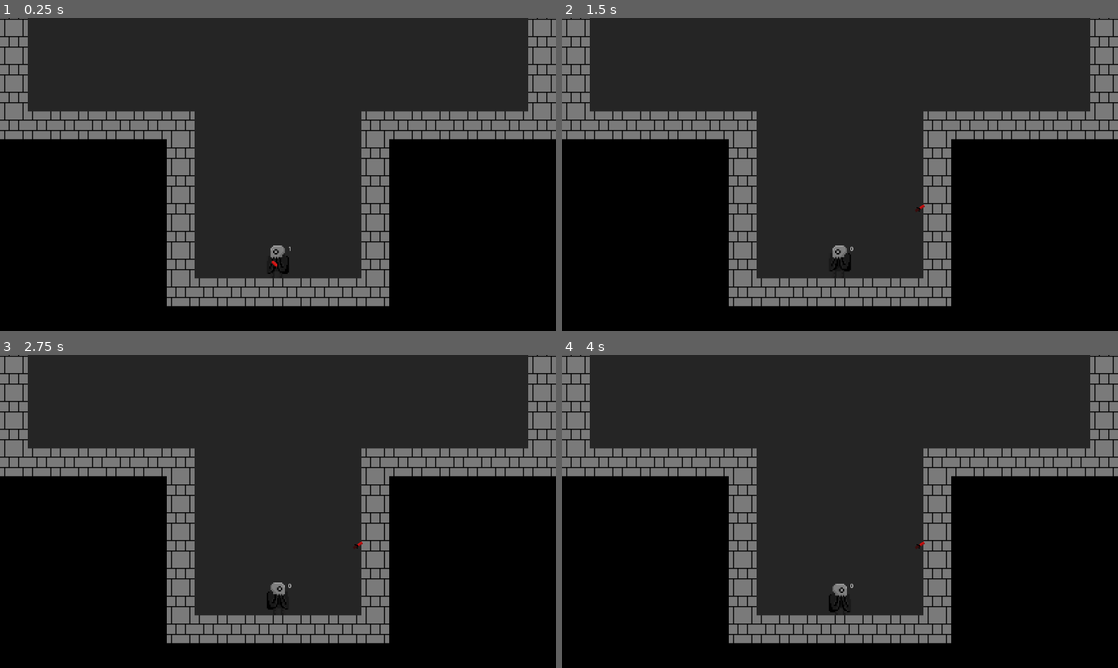
Above: before the commit, frames 1-4 (two rows, left to right).
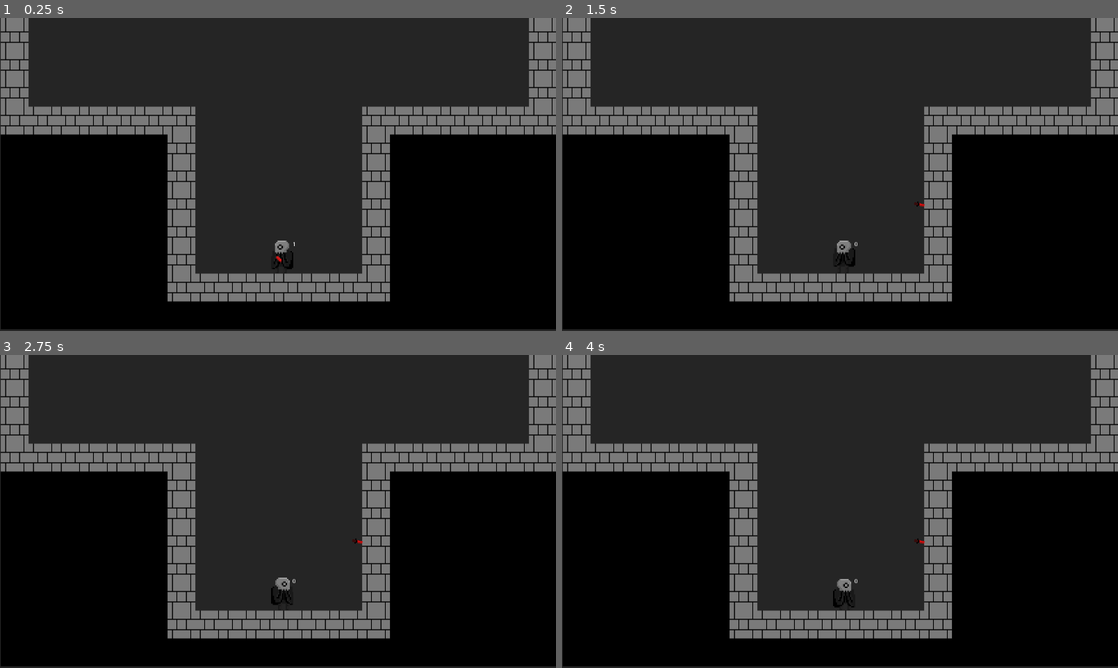
Above: after the commit, the same moments.

Repository: ben-caldwell/dagger-game
Game: Godot game, scene res://scenes/TestLevel.tscn
The game is run twice, just before and just after one commit, with the same random seed, the same clock (stepped at 60 frames per second) and the same inputs. The engine's default icon, where the game draws it, is replaced by a stand-in: a white triangle on a blue panel in a dark square.
Inputs (mouse positions are in pixels of both pictures, inside the frame that each line leads up to):
- Up to frame 1 (0.25 s): no input
- Up to frame 2 (1.5 s): move the mouse to (962, 158) at 0.52 s; click (962, 158) at 0.67 s; move the mouse to (728, 190) at 1.27 s; click (728, 190) at 1.42 s
- Up to frame 3 (2.75 s): move the mouse to (333, 442) at 2.02 s; click (333, 442) at 2.17 s
- Up to frame 4 (4 s): tap Enter at 2.75 s; move the mouse to (812, 574) at 2.77 s; click (812, 574) at 2.92 s; tap Space at 3.5 s; move the mouse to (1006, 558) at 3.52 s; click (1006, 558) at 3.67 s

The runs differ from the first frame. In frame 1, 9.3% of the frame differs, in the area x 0-100%, y 0-100%; in frame 2, 9.3%; in frame 3, 9.3%; in frame 4, 9.3%.

Commit message:
Implemented discrete camera movement and moved constants to Global for easy tweaking.

Diff:
--- a/game_test/Global.gd
+++ b/game_test/Global.gd
@@ -1,4 +1,7 @@
 extends Node2D
 
-var GRAVITY = 1000
-var RESISTANCE
+export var GRAVITY = 1200
+export var RESISTANCE_FACTOR = 5
+var RESISTANCE = RESISTANCE_FACTOR / 10000
+export var KNIFE_SPEED = 1200
+export var KNIFE_ROTATION = 20
--- a/game_test/scenes/Player.tscn
+++ b/game_test/scenes/Player.tscn
@@ -83,12 +83,3 @@
 margin_top = -35.0482
 margin_right = 62.7813
 margin_bottom = -21.0482
-
-[node name="Camera2D" type="Camera2D" parent="."]
-offset = Vector2( 0, -200 )
-current = true
-drag_margin_left = 1.0
-drag_margin_top = 0.0
-drag_margin_right = 1.0
-drag_margin_bottom = 0.0
-editor_draw_drag_margin = true
--- a/game_test/scenes/TestLevel.tscn
+++ b/game_test/scenes/TestLevel.tscn
@@ -1,19 +1,20 @@
-[gd_scene load_steps=8 format=2]
+[gd_scene load_steps=9 format=2]
 
-[ext_resource path="res://scenes/Player.tscn" type="PackedScene" id=1]
-[ext_resource path="res://scenes/BasicEnemy.tscn" type="PackedScene" id=2]
-[ext_resource path="res://sprites/wall/wall_2.png" type="Texture" id=3]
-[ext_resource path="res://sprites/wall/black.png" type="Texture" id=4]
+[ext_resource path="res://scripts/TestLevel.gd" type="Script" id=1]
+[ext_resource path="res://scenes/Player.tscn" type="PackedScene" id=2]
+[ext_resource path="res://scenes/BasicEnemy.tscn" type="PackedScene" id=3]
+[ext_resource path="res://sprites/wall/wall_2.png" type="Texture" id=4]
+[ext_resource path="res://sprites/wall/black.png" type="Texture" id=5]
 
 [sub_resource type="ConvexPolygonShape2D" id=1]
 points = PoolVector2Array( 0, 0, 64, 0, 64, 64, 0, 64 )
 
-[sub_resource type="ConvexPolygonShape2D" id=3]
+[sub_resource type="ConvexPolygonShape2D" id=2]
 points = PoolVector2Array( 0, 0, 64, 0, 64, 64, 0, 64 )
 
-[sub_resource type="TileSet" id=2]
+[sub_resource type="TileSet" id=3]
 0/name = "wall_2.png 0"
-0/texture = ExtResource( 3 )
+0/texture = ExtResource( 4 )
 0/tex_offset = Vector2( 0, 0 )
 0/modulate = Color( 1, 1, 1, 1 )
 0/region = Rect2( 0, 0, 64, 64 )
@@ -40,31 +41,39 @@
 "autotile_coord": Vector2( 0, 0 ),
 "one_way": false,
 "one_way_margin": 1.0,
-"shape": SubResource( 3 ),
+"shape": SubResource( 2 ),
 "shape_transform": Transform2D( 1, 0, 0, 1, 0, 0 )
 } ]
 1/z_index = 0
 
 [node name="Node2D" type="Node2D"]
+script = ExtResource( 1 )
 
-[node name="Player" parent="." instance=ExtResource( 1 )]
-position = Vector2( 640, 590 )
+[node name="Player" parent="." instance=ExtResource( 2 )]
+position = Vector2( 648, -180 )
 
-[node name="Enemy" parent="." instance=ExtResource( 2 )]
-position = Vector2( 680, -490 )
+[node name="Enemy" parent="." instance=ExtResource( 3 )]
+position = Vector2( 680, -2032 )
 
-[node name="Enemy3" parent="." instance=ExtResource( 2 )]
-position = Vector2( 670, -120 )
+[node name="Enemy3" parent="." instance=ExtResource( 3 )]
+position = Vector2( 670, -1662 )
 
-[node name="Enemy2" parent="." instance=ExtResource( 2 )]
-position = Vector2( 360, -310 )
+[node name="Enemy2" parent="." instance=ExtResource( 3 )]
+position = Vector2( 360, -1852 )
 
-[node name="Enemy4" parent="." instance=ExtResource( 2 )]
-position = Vector2( 800, -880 )
+[node name="Enemy4" parent="." instance=ExtResource( 3 )]
+position = Vector2( 800, -2422 )
 
 [node name="TileMap" type="TileMap" parent="."]
-tile_set = SubResource( 2 )
+position = Vector2( 0, -772 )
+tile_set = SubResource( 3 )
 collision_layer = 8
 collision_mask = 7
 format = 1
 tile_data = PoolIntArray( -1507328, 0, 0, -1507327, 0, 0, -1507326, 0, 0, -1507325, 0, 0, -1507324, 0, 0, -1507323, 0,  …(3287 unchanged characters)…
+
+[node name="Camera2D" type="Camera2D" parent="."]
+position = Vector2( 638, -730 )
+offset = Vector2( -640, 0 )
+anchor_mode = 0
+current = true
--- a/game_test/scripts/Knife.gd
+++ b/game_test/scripts/Knife.gd
@@ -1,8 +1,4 @@
 extends KinematicBody2D
-
-const INIT_SPEED = 1000
-const RESISTANCE = 0.000005
-var ROTATION_SPEED = 20 # not const on purpose
 
 # states
 const FLYING = 0
@@ -12,6 +8,7 @@
 var state = FLYING
 var stabbed_enemy
 var velocity
+var dir = 1
 
 # Called when the node enters the scene tree for the first time.
 func _ready():
@@ -21,14 +18,14 @@
 
 	# throw the knife towards the mouse
 	velocity = get_global_mouse_position() - position
-	velocity = velocity.normalized() * INIT_SPEED
+	velocity = velocity.normalized() * Global.KNIFE_SPEED
 
 	# spin in the correct direction
 	$AnimatedSprite.set_flip_h(velocity.x > 0)
 
 	# for sprite rotation, can leave uncommented
 	if velocity.x < 0:
-		ROTATION_SPEED *= -1
+		dir = -1
 
 func _process(delta):
 	if state == STABBED_IN_ENEMY:
@@ -36,15 +33,15 @@
 
 	# for sprite rotation instead of animation
 	if state == FLYING:
-		$AnimatedSprite.rotate(ROTATION_SPEED * delta)
-		$CollisionShape2D.rotate(ROTATION_SPEED * delta)
+		$AnimatedSprite.rotate(Global.KNIFE_ROTATION * dir * delta)
+		$CollisionShape2D.rotate(Global.KNIFE_ROTATION * dir * delta)
 
 func _physics_process(delta):
 	if state == FLYING:
 		# gravity
 		velocity.y += delta * Global.GRAVITY
 		# air resistence
-		velocity -= RESISTANCE * velocity.length() * velocity.length() * velocity.normalized()
+		velocity -= Global.RESISTANCE * velocity.length() * velocity.length() * velocity.normalized()
 
 		var collision_info = move_and_collide(velocity * delta)
 		if collision_info:
--- a/game_test/scripts/Player.gd
+++ b/game_test/scripts/Player.gd
@@ -24,11 +24,14 @@
 
 func _process(delta):
 	# face the mouse
-	var direction = get_viewport().get_mouse_position() - position
+	var direction = get_global_mouse_position() - position
 	$AnimatedSprite.flip_h = direction.x > 0
 
 	# display throw charges
 	$Label.text = str(throw_charges)
+
+#	var screen_height = get_viewport_rect().size.y
+#	$Camera2D.position.y = -(floor(position.y / screen_height) * screen_height)
 
 func _physics_process(delta):
 	# gravity
--- /dev/null
+++ b/game_test/scripts/TestLevel.gd
@@ -0,0 +1,14 @@
+extends Node2D
+
+# Declare member variables here. Examples:
+# var a = 2
+# var b = "text"
+
+# Called when the node enters the scene tree for the first time.
+func _ready():
+	pass # Replace with function body.
+
+# Called every frame. 'delta' is the elapsed time since the previous frame.
+func _process(delta):
+	var screen_height = get_viewport_rect().size.y
+	$Camera2D.position.y = floor($Player.position.y / screen_height) * screen_height
Not shown: 1 places in game_test/scenes/TestLevel.tscn that only renumber resources
